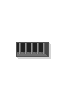
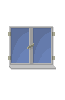
Revision of a layered (65, 100) image; what changed, layer by layer:
hid "window_outside_I" over left=16, top=42, right=51, bottom=59
added layer "window_inside_D" over left=8, top=26, right=56, bottom=70
